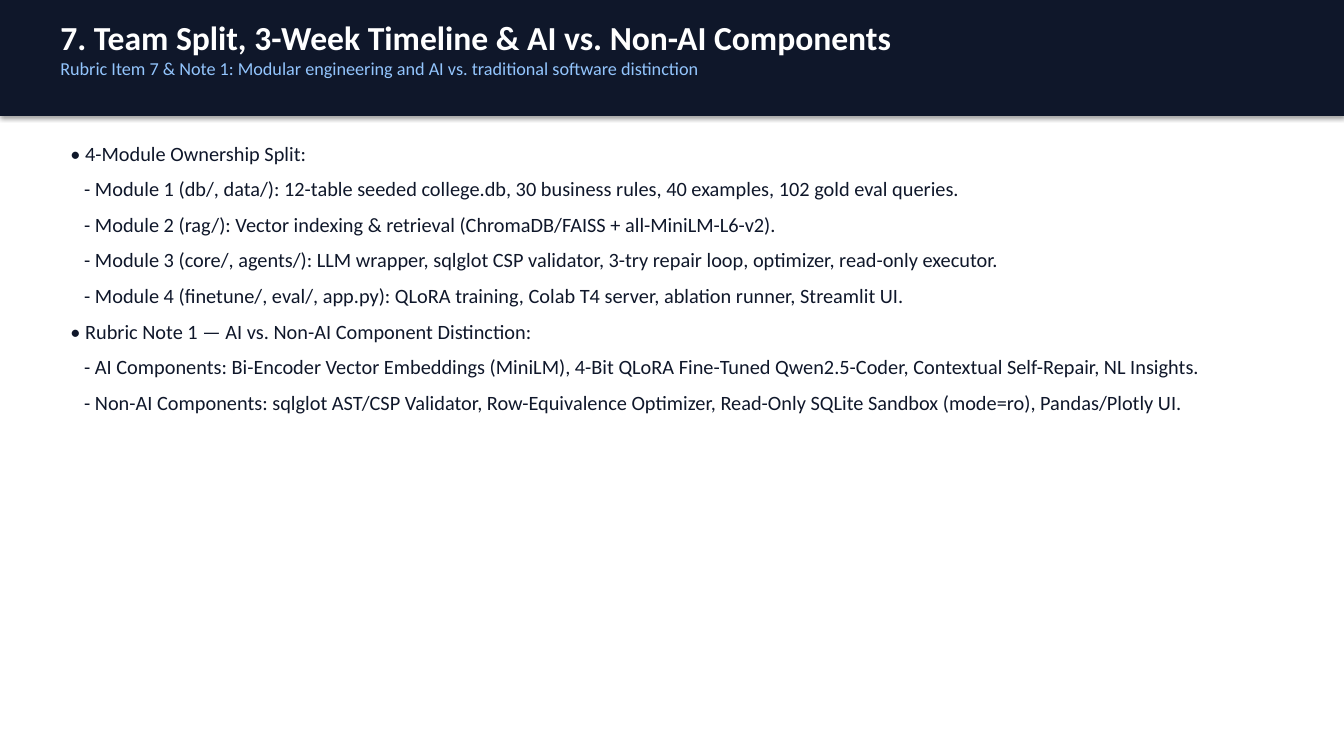
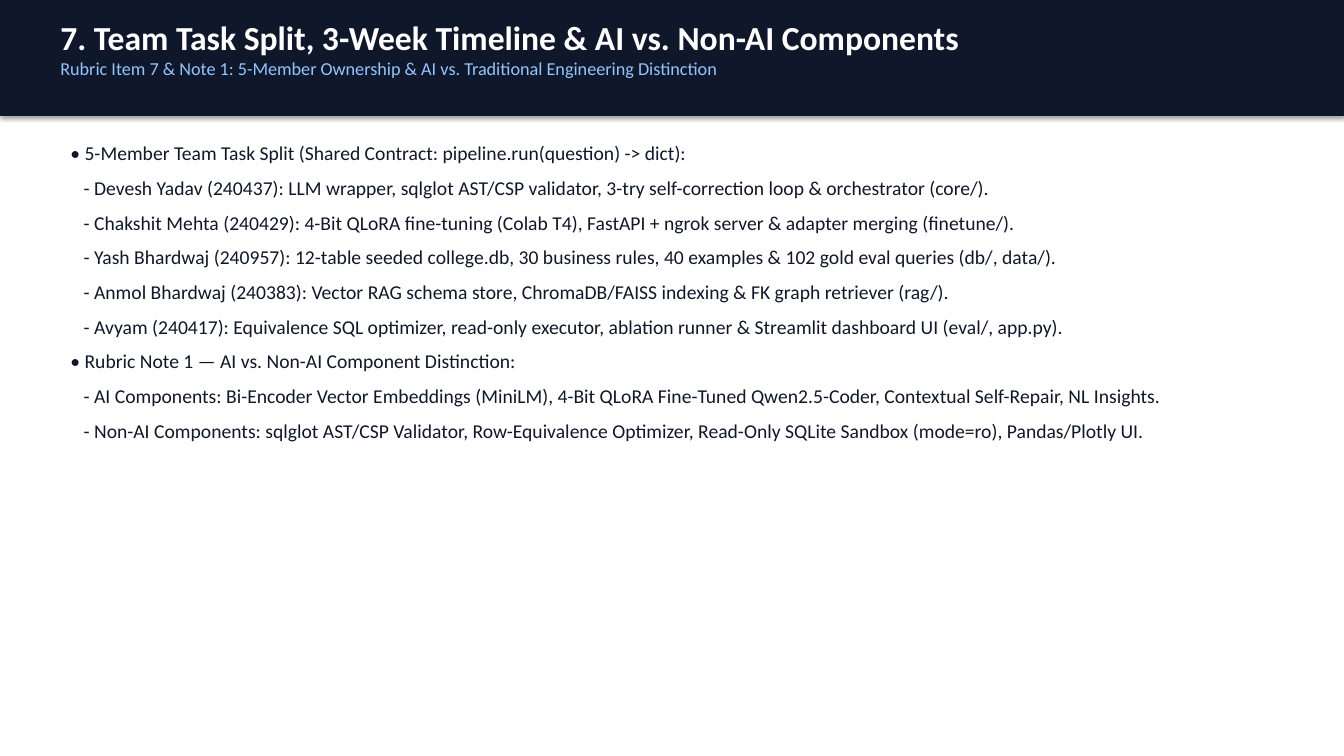
Before and after one commit to DeveshYadav85/text-to-sql, a slide deck: slide 8 of docs/Agentic_Text_to_SQL_Presentation.pptx. Drawn at 1344x756 pixels with LibreOffice and Linux fonts; fonts in the diff are those of the drawing. Boxes give left, top, right and bottom in pixels: in the first picture for what was removed or moved away, otherwise in the second. Text is boxed around its words. In the diff, an @@ line names an element or a change of style, - is before the commit and + after.

Commit message:
Add formal cover page and all 5 team members with roll numbers to Report, Literature Table, and Presentation

```diff
--- a/docs/Agentic_Text_to_SQL_Presentation.pptx
+++ b/docs/Agentic_Text_to_SQL_Presentation.pptx
@@ text at <box>60,26,959,78</box>: text changed @@
-7. Team Split, 3-Week Timeline & AI vs. Non-AI Components
-Rubric Item 7 & Note 1: Modular engineering and AI vs. traditional software distinction
+7. Team Task Split, 3-Week Timeline & AI vs. Non-AI Components
+Rubric Item 7 & Note 1: 5-Member Ownership & AI vs. Traditional Engineering Distinction
@@ text at <box>85,146,1063,337</box>: text changed; size 14.5 to 14 pt @@
-• 4-Module Ownership Split:
-- Module 1 (db/, data/): 12-table seeded college.db, 30 business rules, 40 examples, 102 gold eval queries.
-- Module 2 (rag/): Vector indexing & retrieval (ChromaDB/FAISS + all-MiniLM-L6-v2).
-- Module 3 (core/, agents/): LLM wrapper, sqlglot CSP validator, 3-try repair loop, optimizer, read-only executor.
-- Module 4 (finetune/, eval/, app.py): QLoRA training, Colab T4 server, ablation runner, Streamlit UI.
+• 5-Member Team Task Split (Shared Contract: pipeline.run(question) -> dict):
+- Devesh Yadav (240437): LLM wrapper, sqlglot AST/CSP validator, 3-try self-correction loop & orchestrator (core/).
+- Chakshit Mehta (240429): 4-Bit QLoRA fine-tuning (Colab T4), FastAPI + ngrok server & adapter merging (finetune/).
+- Yash Bhardwaj (240957): 12-table seeded college.db, 30 business rules, 40 examples & 102 gold eval queries (db/, data/).
+- Anmol Bhardwaj (240383): Vector RAG schema store, ChromaDB/FAISS indexing & FK graph retriever (rag/).
+- Avyam (240417): Equivalence SQL optimizer, read-only executor, ablation runner & Streamlit dashboard UI (eval/, app.py).
@@ text at <box>85,354,1160,442</box>: size 14.5 to 14 pt in "• Rubric Note 1 — AI vs. ...", "- AI Components: Bi-Encoder Vector Embeddings (MiniLM), ...", "- Non-AI Components: sqlglot AST/CSP Validator, Row-Equivale ..." @@
```
Also in this commit, not shown: 1 other slide changed, 5 other files.
